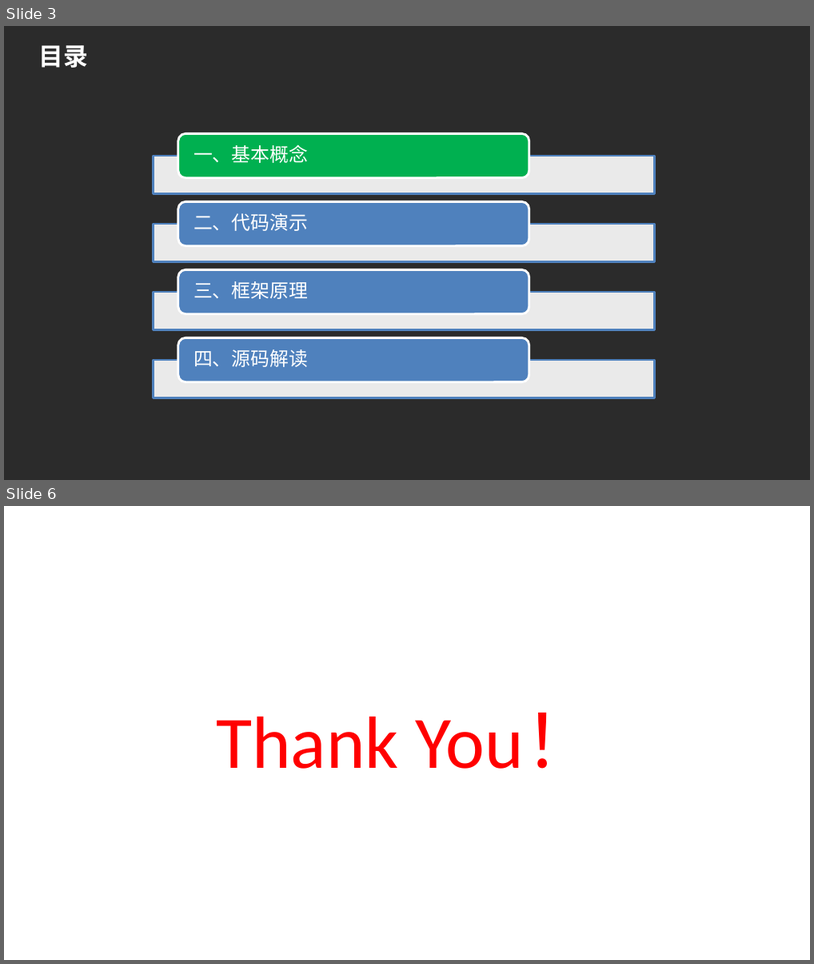
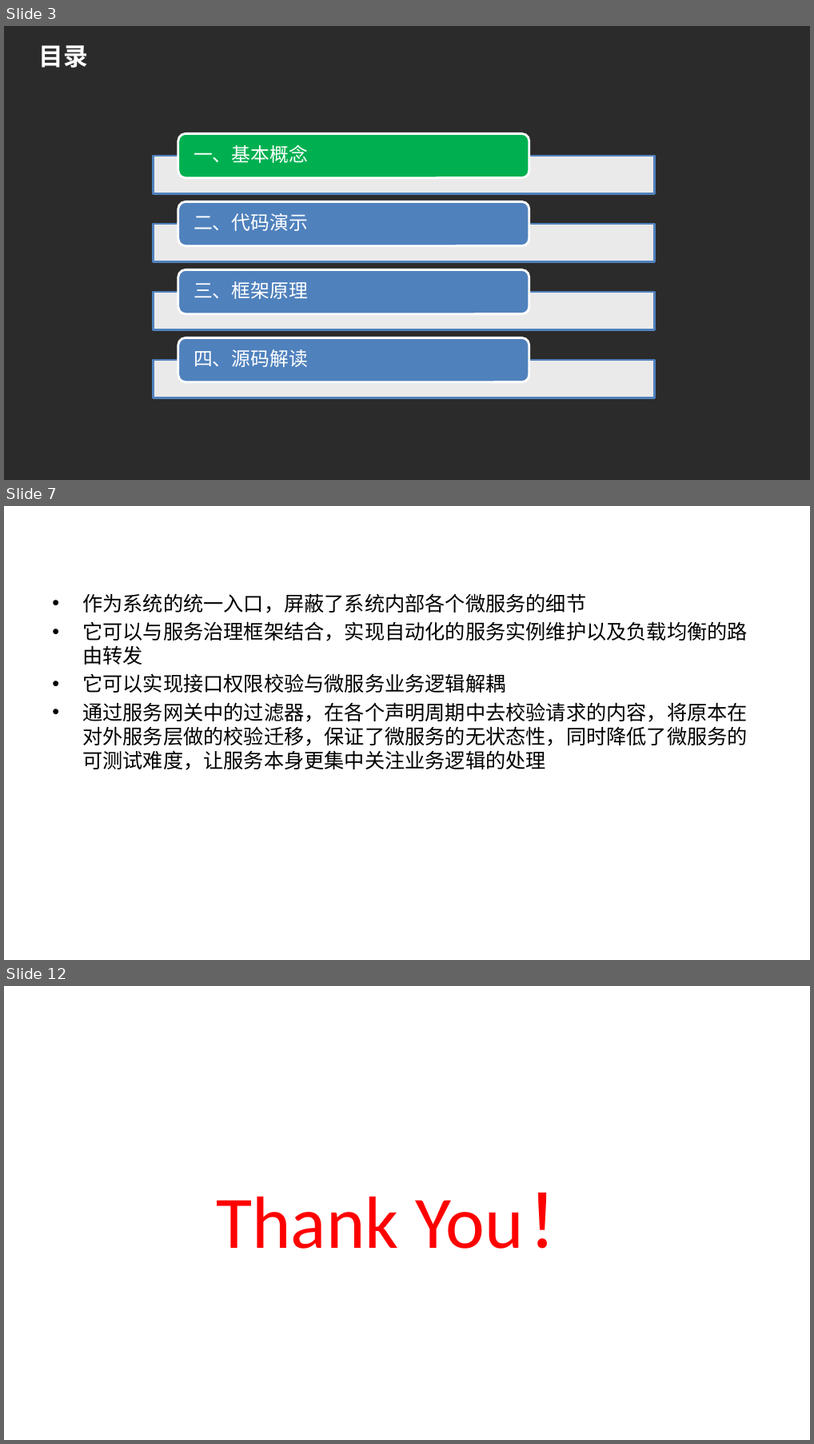
Before and after one commit to hlniceguy/spring-cloud-demo, a slide deck: doc/Spring Cloud Zuul.pptx. Shown one above the other, each under a label of ours: slides 3 and 6 before the commit, slides 3, 7 and 12 after it; the slides between them are not shown. The pictures are 814x964 and 814x1444 pixels, drawn with LibreOffice and Linux fonts; fonts in the diff are those of the drawing; background and template pictures are left out; a plain dark background stands for a picture behind light text. Boxes give left, top, right and bottom in pixels: in the first picture for what was removed or moved away, otherwise in the second. Text is boxed around its words. In the diff, an @@ line names an element or a change of style, - is before the commit and + after.

```diff
--- a/doc/Spring Cloud Zuul.pptx
+++ b/doc/Spring Cloud Zuul.pptx
@@ slide 7 added at (x1=4, y1=506, x2=810, y2=960), background picture (left out) @@
@@ title added at (x1=30, y1=517, x2=756, y2=555), 22 pt, text #FFFFFF, bold @@
+总结
@@ text added at (x1=82, y1=593, x2=748, y2=770), 18 pt, text #000000 @@
+• 作为系统的统一入口，屏蔽了系统内部各个微服务的细节
+• 它可以与服务治理框架结合，实现自动化的服务实例维护以及负载均衡的路由转发
+• 它可以实现接口权限校验与微服务业务逻辑解耦
+• 通过服务网关中的过滤器，在各个声明周期中去校验请求的内容，将原本在对外服务层做的校验迁移，保证了微服务的无状态性，同时降低了微服务的可测试难度，让服务本身更集中关注业务逻辑的处理
@@ what was slide 6 is now slide 12 @@
```
Also in this commit, not shown: 1 slide changed, 6 other slides added, 1 slide removed, 7 other files.
